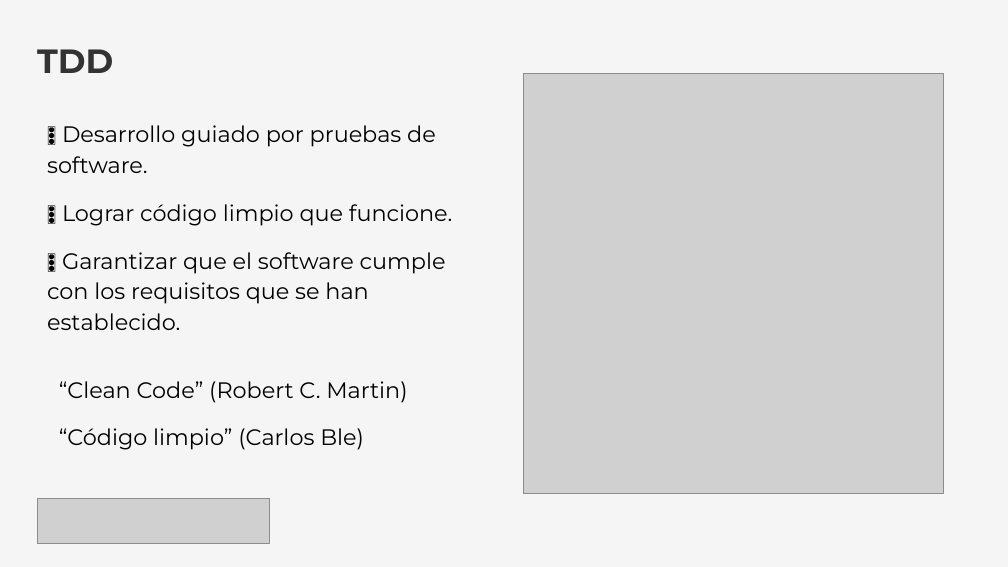
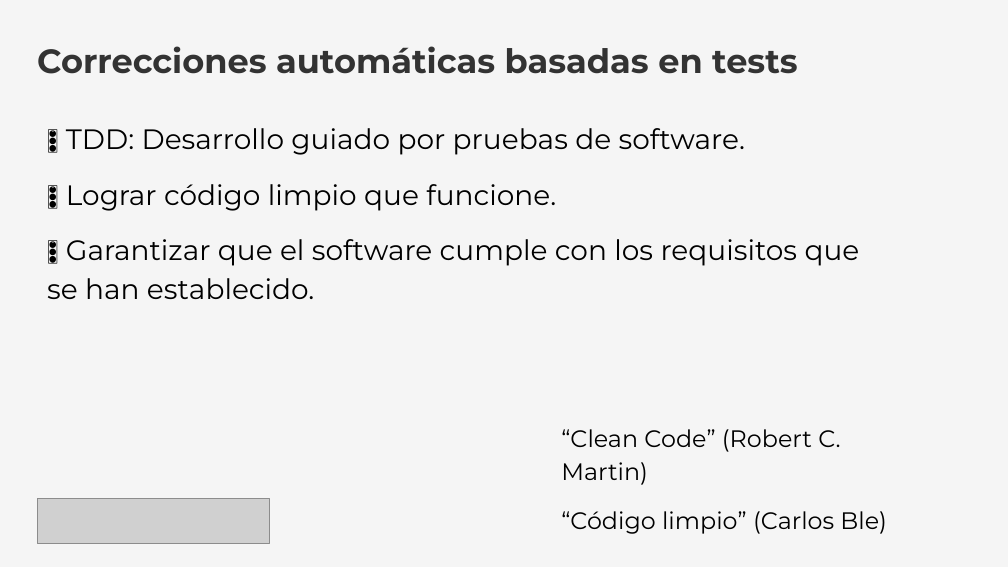
Before and after one commit to dvarrui/charlas, a slide deck: slide 7 of teuton/tdd/20260109-TDD_de_Infraestructura.odp (slide 5 before the commit). Drawn at 1008x567 pixels with LibreOffice and Linux fonts; fonts in the diff are those of the drawing; grey boxes stand for pictures. Boxes give left, top, right and bottom in pixels: in the first picture for what was removed or moved away, otherwise in the second. Text is boxed around its words. In the diff, an @@ line names an element or a change of style, - is before the commit and + after.

```diff
--- a/teuton/tdd/20260109-TDD_de_Infraestructura.odp
+++ b/teuton/tdd/20260109-TDD_de_Infraestructura.odp
@@ text at [37,46,798,74]: text changed @@
-TDD
+Correcciones automáticas basadas en tests
@@ picture removed at [524,74,944,494] @@
@@ text at [66,128,745,155]: text changed; size 16 to 20 pt @@
-🚦 Desarrollo guiado por pruebas de software.
+🚦 TDD: Desarrollo guiado por pruebas de software.
@@ text at [47,184,860,299]: size 16 to 20 pt in "🚦 Lograr código limpio que funcione.", "🚦 Garantizar que el software cumple con ..." @@
@@ text "“Clean Code” (Robert C. Martin)": place and size @@
-text "“Clean Code” (Robert C. Martin)" at [59,381,407,450]
+text "“Clean Code” (Robert C. Martin)" at [561,429,887,534]
@@ text "“Clean Code” (Robert C. Martin)" at [561,429,887,534]: size 16 to 17 pt @@
```
Also in this commit, not shown: 10 other slides changed, 18 slides added, 2 slides removed, 1 other file.
